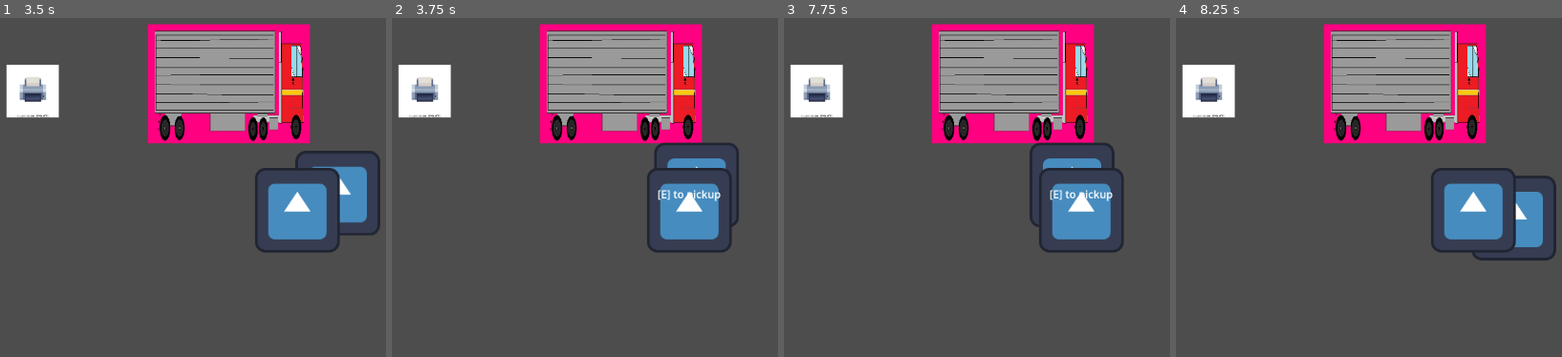
Above: before the commit, frames 1-4 (left to right).
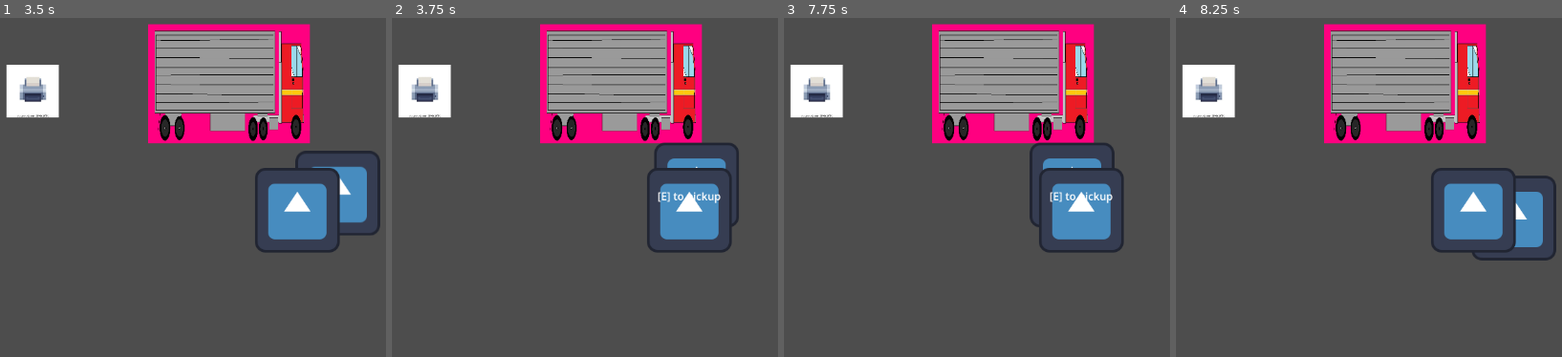
Above: after the commit, the same moments.

Repository: emptyjamjar/OSHA-Not-Included
Game: Godot game, scene res://objects/packager/demo.tscn
Two runs of this game, one before a commit and one after it. Both use one fixed random seed, a clock stepped at 60 frames per second and the inputs below. The engine's default icon, where the game draws it, is replaced by a stand-in: a white triangle on a blue panel in a dark square.
Inputs:
- Up to frame 1 (3.5 s): tap Enter at 0.5 s; hold D (move_right) 0.53-1.28 s; hold E (interact) 0.53-1.28 s; hold S (move_down) 1.28-2.03 s; tap E (interact) at 1.35, 2.85 s; hold D (move_right) 2.03-2.78 s; hold E (interact) 2.03-2.78 s; hold W (move_up) from 2.78 s (still down)
- Up to frame 2 (3.75 s): release W (move_up) at 3.53 s; hold A (move_left) from 3.53 s (still down); hold E (interact) from 3.53 s (still down)
- Up to frame 3 (7.75 s): release E (interact) at 4.28 s; tap E (interact) at 4.35, 5.85, 7.35 s; release A (move_left) at 5.03 s; hold S (move_down) 5.03-5.78 s; hold E (interact) 5.03-5.78 s; hold D (move_right) 5.78-6.53 s; hold W (move_up) 6.53-7.28 s; hold E (interact) 6.53-7.28 s; hold D (move_right) from 7.28 s (still down)
- Up to frame 4 (8.25 s): release D (move_right) at 8.03 s; hold S (move_down) from 8.03 s (still down); hold E (interact) from 8.03 s (still down)

Frame 1 is identical in both runs. In frame 2, 0.2% of the frame differs, in the area x 68-86%, y 50-55%; in frame 3, 0.2%; in frame 4, nothing differs.

Commit message:
Added changes from Dev's interaction branch

Diff:
--- a/core/autoload/interaction_manager/interaction_manager.gd
+++ b/core/autoload/interaction_manager/interaction_manager.gd
@@ -1,12 +1,11 @@
 extends Node2D
-
 
 @onready var player = get_tree().get_first_node_in_group("player")
 @onready var label = $Label
 
 const base_text = "[E] to "
 
-var active_areas = []
+var active_areas : Array[InteractionArea] = []
 var can_interact = true
 
 func register_area(area: InteractionArea):
@@ -14,15 +13,19 @@
 
 func unregister_area(area: InteractionArea):
 	var index = active_areas.find(area)
+	# The find method returns -1 if area is not in list
 	if index != -1:
 		active_areas.remove_at(index)
 
-func _process(delta: float) -> void:
+func _process(_delta: float) -> void:
 	if active_areas.size() > 0 && can_interact:
+		# active_areas[0] will contain closest interactable object
 		active_areas.sort_custom(_sort_by_distance_to_player)
 		label.text = base_text + active_areas[0].action_name
+		# Move the label to the interactable object
 		label.global_position = active_areas[0].global_position
-		label.global_position.y -= 36
+		# Offset position by the font size plus 10
+		label.global_position.y -= label.size.y + 10
 		label.global_position.x -= label.size.x / 2
 		label.show()
 	else:
@@ -33,13 +36,14 @@
 	var area2_to_player = player.global_position.distance_to(area2.global_position)
 	return area1_to_player < area2_to_player
 
+func _input(event: InputEvent) -> void:
+	if event.is_action_pressed("interact") && can_interact:
+		# Check if player is within an interaction area
+		if active_areas.size() <= 0:
+			return
+		# Otherwise interact with object
+		can_interact = false
+		label.hide()
 
-func _input(event):
-	if event.is_action_pressed("interact") && can_interact:
-		if active_areas.size() > 0:
-			can_interact = false
-			label.hide()
-
-			await active_areas[0].interact.call()
-
-			can_interact = true
+		await active_areas[0].interact.call()
+		can_interact = true
--- a/core/components/interaction_area/interaction_area.gd
+++ b/core/components/interaction_area/interaction_area.gd
@@ -3,6 +3,7 @@
 
 @export var action_name: String = "interact"
 
+# Will be overriden by scenes that instantiate InteractionArea
 var interact: Callable = func():
 	pass
 
